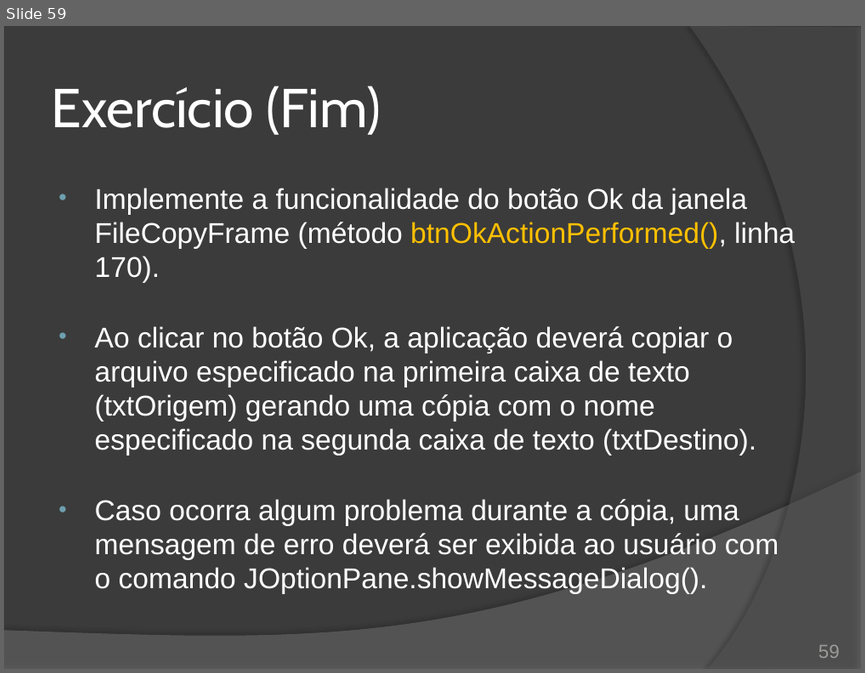
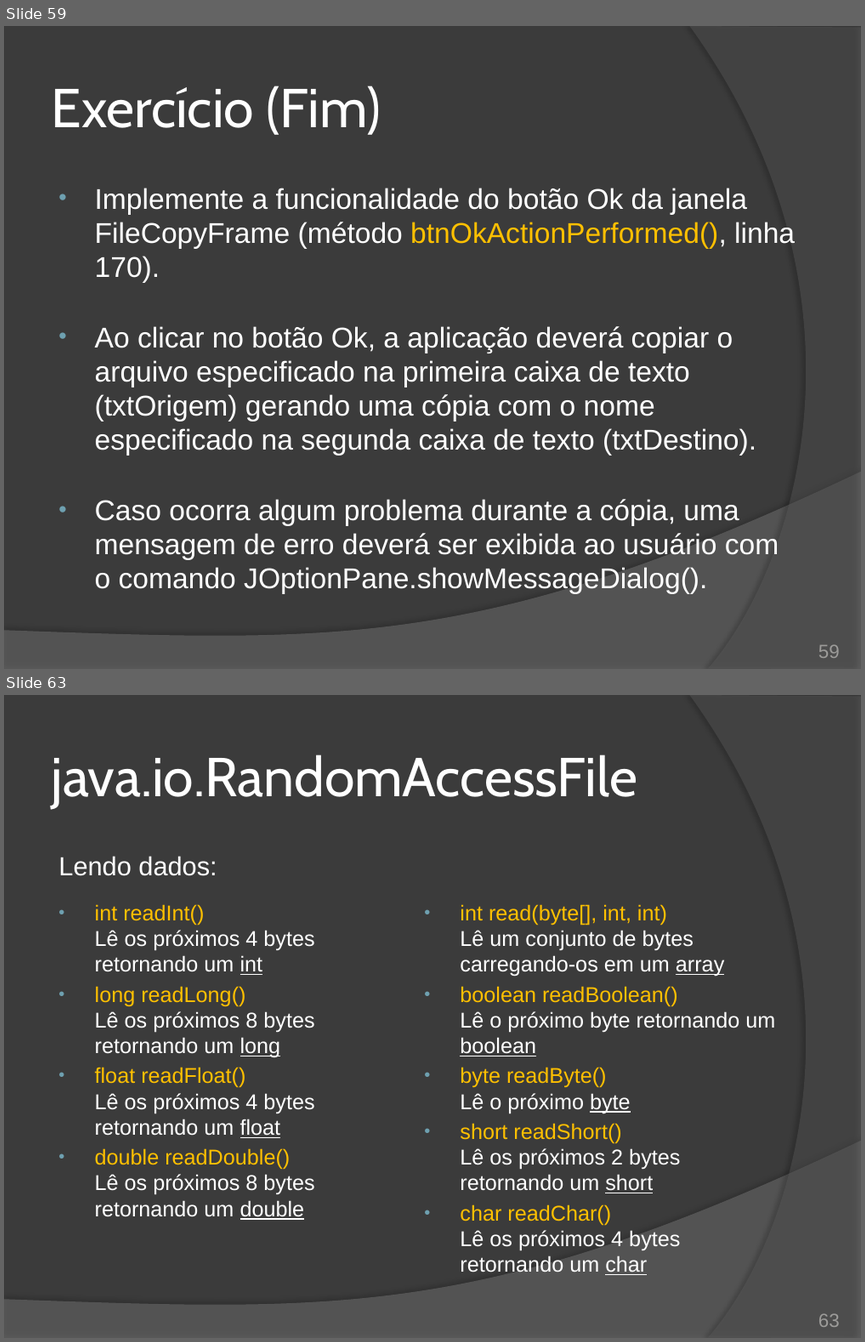
Before and after one commit to duchesqui/slzvieira-training, a slide deck: 2-Java-Programmer-Modulo-II/16.Capitulo10.pptx. Shown one above the other, each under a label of ours: slide 59 before the commit, slides 59 and 63 after it; the slides between them are not shown. The pictures are 865x673 and 865x1342 pixels, drawn with LibreOffice and Linux fonts; fonts in the diff are those of the drawing. Boxes give left, top, right and bottom in pixels: in the first picture for what was removed or moved away, otherwise in the second. Text is boxed around its words. In the diff, an @@ line names an element or a change of style, - is before the commit and + after.

Commit message:
Fechamento do caítulo 10: Java IO. Agora só falta o último exercício.

```diff
--- a/2-Java-Programmer-Modulo-II/16.Capitulo10.pptx
+++ b/2-Java-Programmer-Modulo-II/16.Capitulo10.pptx
@@ slide 63 added at [4,695,861,1338], background #3B3B3B; not listed: 2 template elements that a slide beside it also shows @@
@@ title added at [51,755,637,808], 46 pt, text #FFFFFF @@
+java.io.RandomAccessFile
@@ text added at [58,856,314,1219], 18 pt, text #FFFFFF @@
+Lendo dados:
+• int readInt()
+  Lê os próximos 4 bytes retornando um int
+• long readLong()
+  Lê os próximos 8 bytes retornando um long
+• float readFloat()
+  Lê os próximos 4 bytes retornando um float
+• double readDouble()
+  Lê os próximos 8 bytes retornando um double
@@ text added at [460,904,775,1275], 18 pt, text #FFFFFF @@
+• int read(byte[], int, int)
+  Lê um conjunto de bytes carregando-os em um array
+• boolean readBoolean()
+  Lê o próximo byte retornando um boolean
+• byte readByte()
+  Lê o próximo byte
+• short readShort()
+  Lê os próximos 2 bytes retornando um short
+• char readChar()
+  Lê os próximos 4 bytes retornando um char
@@ page number added at [818,1313,840,1327], 16 pt, text #9D9B9A @@
+63
```
Also in this commit, not shown: 6 slides changed, 23 other slides added, 4 slides removed, 5 other files.
